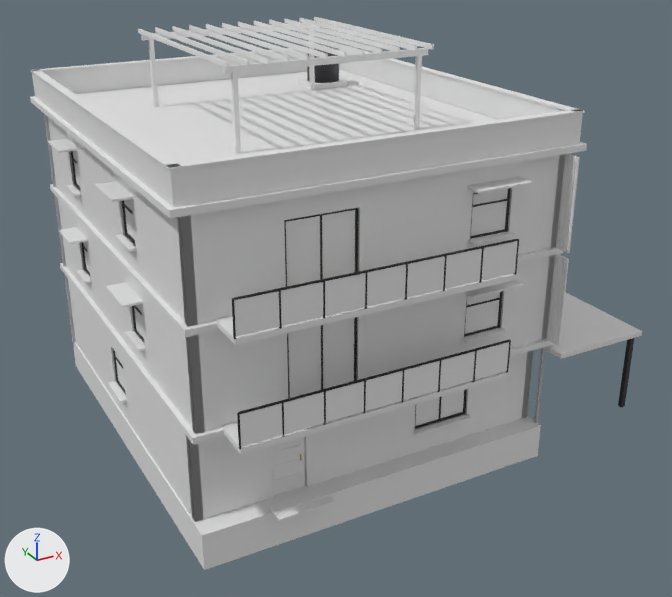
One commit to the glTF model godot/assets/buildings/city_house_12x14_3.glb: the scene before it, then after it.
Both versions are drawn from a camera (50 mm lens) standing at (-13.0, -27.4, 16.5) and looking at (1.4, -1.3, 3.4). Every picture has the same lights, and +X, +Y and +Z are marked at lower left. The first picture is the older version. Vertices at exactly the same position are counted once.

Before the edit, the objects in view are built like this:
```python
me_cube = bpy.data.meshes.new('Cube')
me_cube.from_pydata(...)  # 3536 vertices, 6124 faces; spans x -6.6..9.5, y -8.3..7.6, z -1.2..12.2
# faces by material slot: [5884, 240]
me_cube.materials.append(mat_kit)
me_cube.materials.append(mat_kitglass)
ob_city_house_12x14_3 = bpy.data.objects.new('city_house_12x14_3', me_cube)
ob_city_house_12x14_3.location = (0.0, 0.0, 0.0)
```
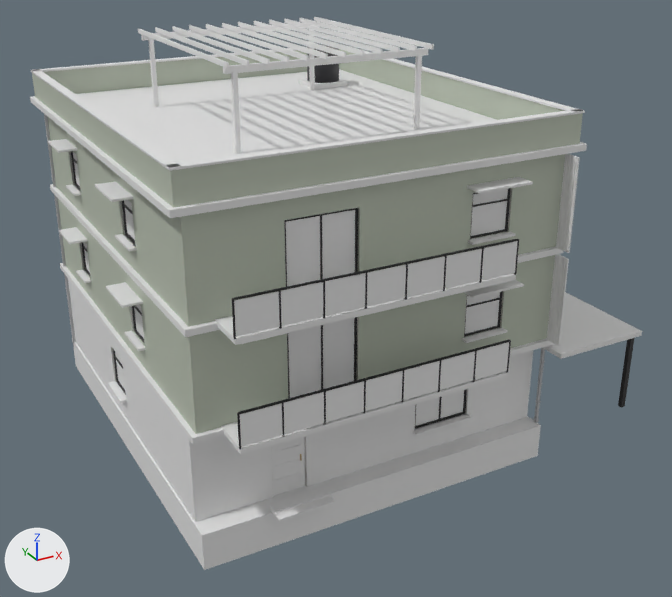
Patch to the scene script:
```diff
--- a/godot/assets/buildings/city_house_12x14_3.glb.py
+++ b/godot/assets/buildings/city_house_12x14_3.glb.py
@@ me_cube @@
 me_cube.from_pydata(...)  # 3536 vertices, 6124 faces; spans x -6.6..9.5, y -8.3..7.6, z -1.2..12.2
 # used by ob_city_house_12x14_3; location = (0.0, 0.0, 0.0)
+# me_cube part 1: 327 of 3536 vertices moved; they spanned x 2.1..6.2, y -7.6..7.0, z 0.0..9.5 and now span x 2.1..6.2, y -7.6..7.0, z 0.0..9.5; mean shift (0.0, 0.0, 0.0); largest move (5.8, 7.0, 0.0) -> (5.8, 1.2, 3.2)
+# me_cube part 2: 163 of 3536 vertices moved; they spanned x -6.6..-4.1, y -7.0..7.0, z 0.0..9.4 and now span x -6.6..-4.1, y -6.8..7.0, z 0.0..9.4; mean shift (0.0, 0.0, 0.0); largest move (-6.0, 7.0, 0.0) -> (-6.0, 1.2, 3.2)
+# me_cube part 3: 577 kept faces spanning x -6.2..6.2, y -7.2..7.2, z 0.4..10.6 get new vertex colours; the middle colour goes from white #ffffff to light grey #ced7c5
 me_cube.materials.append(mat_kit)
```

Boxes (x1, y1, x2, y2) around the edits, measured in the pictures (672 x 597 px; the box of a moved part takes in the faces that stretch with it):
part 1 of me_cube, moved or reshaped: before (385, 154, 565, 419); after (385, 279, 547, 355)
part 2 of me_cube, moved or reshaped: before (47, 116, 205, 522); after (47, 116, 193, 430)
part 3 of me_cube, recoloured (white to light grey): (32, 49, 583, 434) in both
